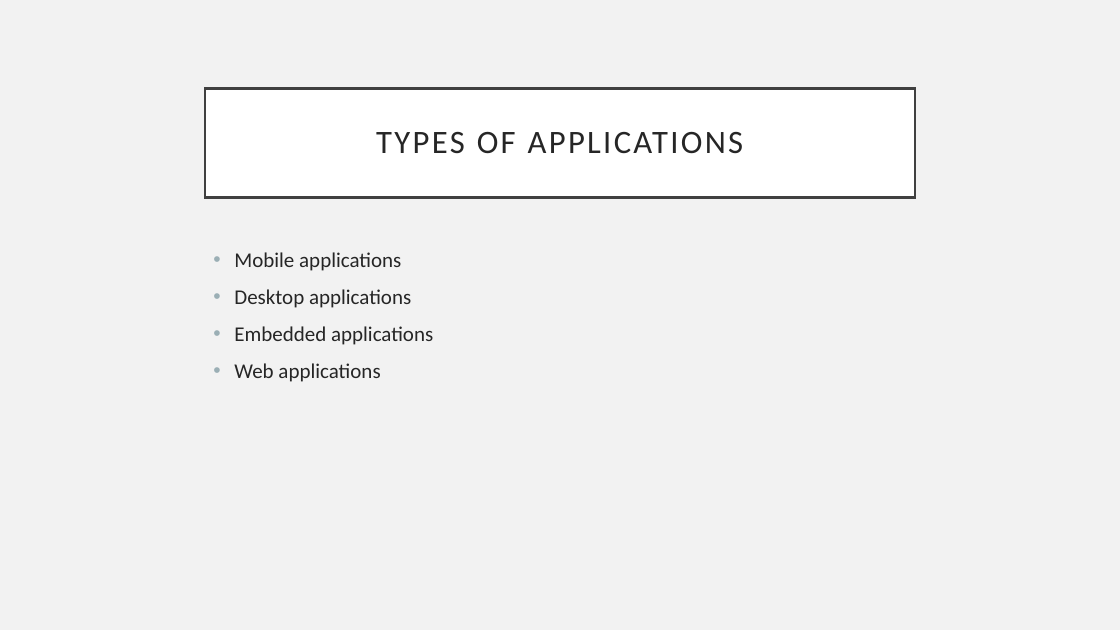
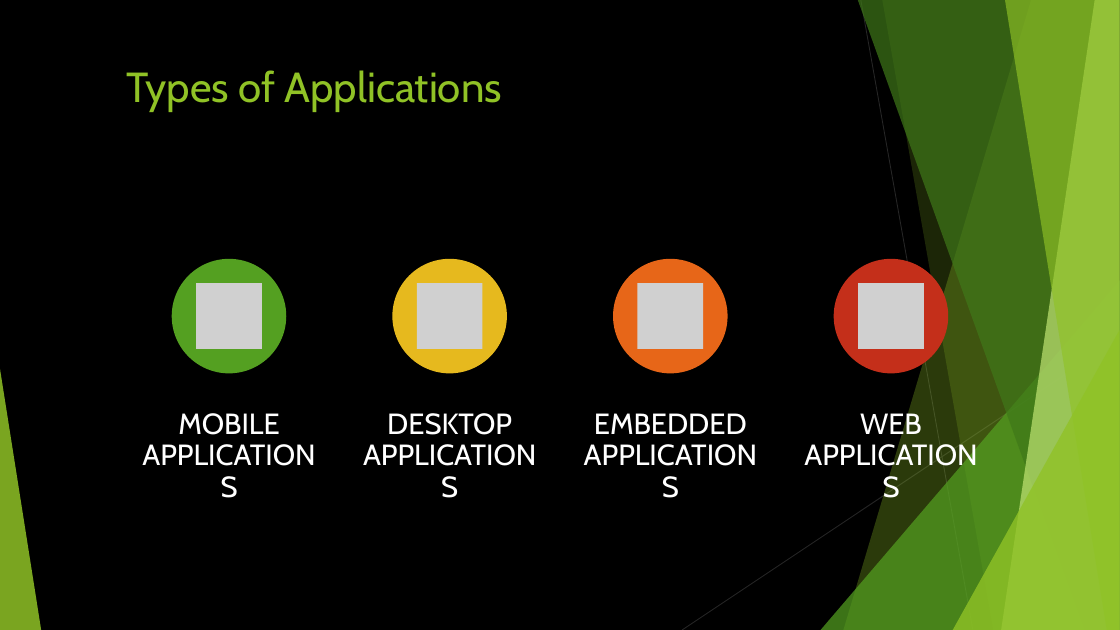
Before and after one commit to hexa-decim8/ISBPM, a slide deck: slide 7 of Class_Materials/Week_1/Day_3/ISBPM w1d3.pptx. Drawn at 1120x630 pixels with LibreOffice and Linux fonts; fonts in the diff are those of the drawing; grey boxes stand for pictures. Boxes give left, top, right and bottom in pixels: in the first picture for what was removed or moved away, otherwise in the second. Text is boxed around its words. In the diff, an @@ line names an element or a change of style, - is before the commit and + after.

```diff
--- a/Class_Materials/Week_1/Day_3/ISBPM w1d3.pptx
+++ b/Class_Materials/Week_1/Day_3/ISBPM w1d3.pptx
@@ background #F2F2F2 to #000000 @@
@@ title "Types of Applications": place and size @@
-title "Types of Applications" at <box>205,88,915,197</box>
+title "Types of Applications" at <box>127,70,502,112</box>
@@ title "Types of Applications" at <box>127,70,502,112</box>: vertical alignment middle to top; fill #FFFFFF to none; outline #404040 2.5 pt to none @@
@@ title at <box>127,70,502,112</box>: text changed; size 28 to 36 pt; font Calibri to Cabin; text colour #262626 to #90C226 @@
-TYPES OF APPLICATIONS
+Types of Applications
@@ text removed at <box>234,252,433,382</box> @@
-• Mobile applications
-• Desktop applications
-• Embedded applications
-• Web applications
@@ group added at <box>0,0,1120,630</box>: 5 freeform shapes, 3 triangles, 2 lines @@
@@ group added at <box>171,259,949,435</box>: 4 ellipses, 4 pictures, 4 texts @@
+MOBILE APPLICATIONS
+DESKTOP APPLICATIONS
+EMBEDDED APPLICATIONS
+WEB APPLICATIONS
```
Also in this commit, not shown: 16 other slides changed, 3 slides added, 1 slide removed, 1 other file.
